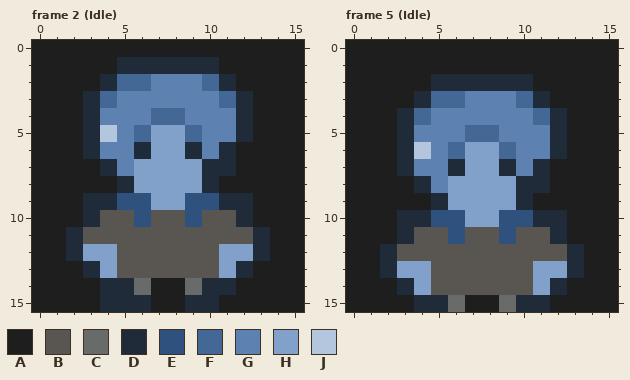
Pixel-art file, stored at src/assets/source/agents/bleu.aseprite. The first picture shows the starting point.
16x16 pixels, 5 frames. Shown: frame 2 (Idle), frame 5 (Idle). The commit also changed other frames, which this record leaves out.
Visible layers, top first: "Avatar", "Terminal".
Palette (. is transparent): A #1e1e1e  B #595652  C #696a6a  D #202b39  E #2e517d  F #436896  G #5d82b2  H #81a1ca  J #b3c6de
Pixels before, frame 2 (Idle), first column x 0:
 0 AAAAAAAAAAAAAAAA
 1 AAAAADDDDDDAAAAA
 2 AAAADFFGGGFDAAAA
 3 AAADFGGGGGGFDAAA
 4 AAADGGGFFGGGDAAA
 5 AAADJGFHHFGGDAAA
 6 AAADGGDHHDGDAAAA
 7 AAAADGHHHHDDAAAA
 8 AAAAADHHHHDAAAAA
 9 AAADDEEHHEEDDAAA
10 AAADBBEBBEBBDAAA
11 AADBBBBBBBBBBDAA
12 AADHHBBBBBBHHDAA
13 AAADHBBBBBBHDAAA
14 AAAADDCAACDDAAAA
15 AAAADDDAADDAAAAA
Pixels before, frame 5 (Idle), first column x 0:
 0 AAAAAAAAAAAAAAAA
 1 AAAAAAAAAAAAAAAA
 2 AAAAADDDDDDAAAAA
 3 AAAADFFGGGFDAAAA
 4 AAADFGGGGGGFDAAA
 5 AAADGGGFFGGGDAAA
 6 AAADJGFHHFGGDAAA
 7 AAADGGDHHDGDAAAA
 8 AAAADGHHHHDDAAAA
 9 AAAAADHHHHDAAAAA
10 AAADDEEHHEEDDAAA
11 AAADBBEBBEBBDAAA
12 AADBBBBBBBBBBDAA
13 AADHHBBBBBBHHDAA
14 AAADHBBBBBBHDAAA
15 AAAADDCAACDDAAAA
Once edited:
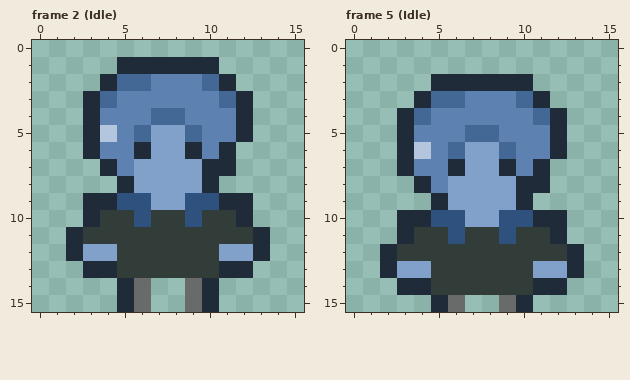
The edit:
layer "Terminal" now hidden
Colour B changes from #595652 to #323c39.
Frame 2 (Idle):
The edit turns colour D into colour C in row 15 at x 6 and 9.
The edit turns colour H into colour D in row 13 at x 4 and 11.
The author cleared colour A in row 0 at x 0 to 15; in row 1 at x 0 to 4 and 11 to 15; in row 2 at x 0 to 3 and 12 to 15; in rows 3 to 5 at x 0 to 2 and 13 to 15; in row 6 at x 0 to 2 and 12 to 15; in row 7 at x 0 to 3 and 12 to 15.
The author cleared colour A in row 8 at x 0 to 4 and 11 to 15; in rows 9 to 10 at x 0 to 2 and 13 to 15; in rows 11 to 12 at x 0 to 1 and 14 to 15; in row 13 at x 0 to 2 and 13 to 15; in row 14 at x 0 to 3, 7 to 8 and 12 to 15; in row 15 at x 0 to 3, 7 to 8 and 11 to 15.
The author cleared colour D in row 14 at x 4 and 11; in row 15 at x 4.
Frame 5 (Idle):
The edit turns colour H into colour D in row 14 at x 4 and 11.
The author cleared colour A in rows 0 to 1 at x 0 to 15; in row 2 at x 0 to 4 and 11 to 15; in row 3 at x 0 to 3 and 12 to 15; in rows 4 to 6 at x 0 to 2 and 13 to 15; in row 7 at x 0 to 2 and 12 to 15; in row 8 at x 0 to 3 and 12 to 15.
The author cleared colour A in row 9 at x 0 to 4 and 11 to 15; in rows 10 to 11 at x 0 to 2 and 13 to 15; in rows 12 to 13 at x 0 to 1 and 14 to 15; in row 14 at x 0 to 2 and 13 to 15; in row 15 at x 0 to 3, 7 to 8 and 12 to 15.
The author cleared colour D in row 15 at x 4 and 11.
Boxes around the changes in both pictures, in picture pixels (x1, y1, x2, y2):
changed: (32, 40, 304, 312)
changed: (346, 40, 618, 312)
